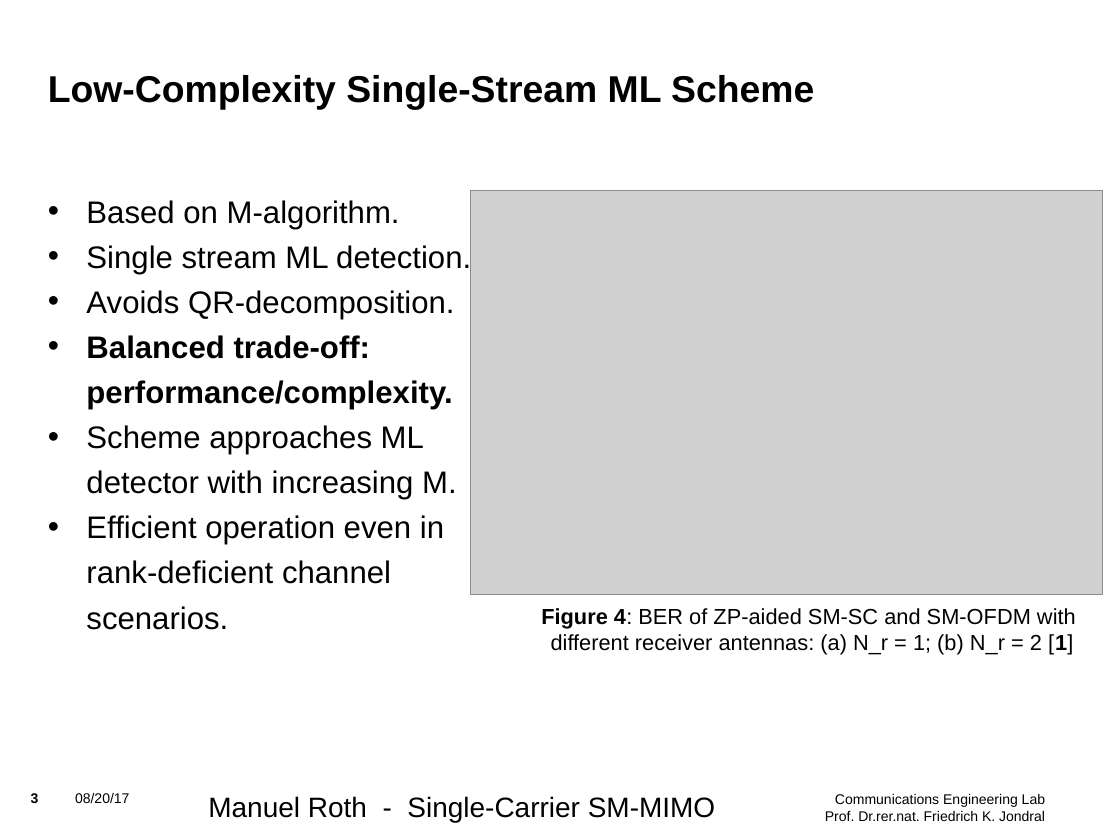
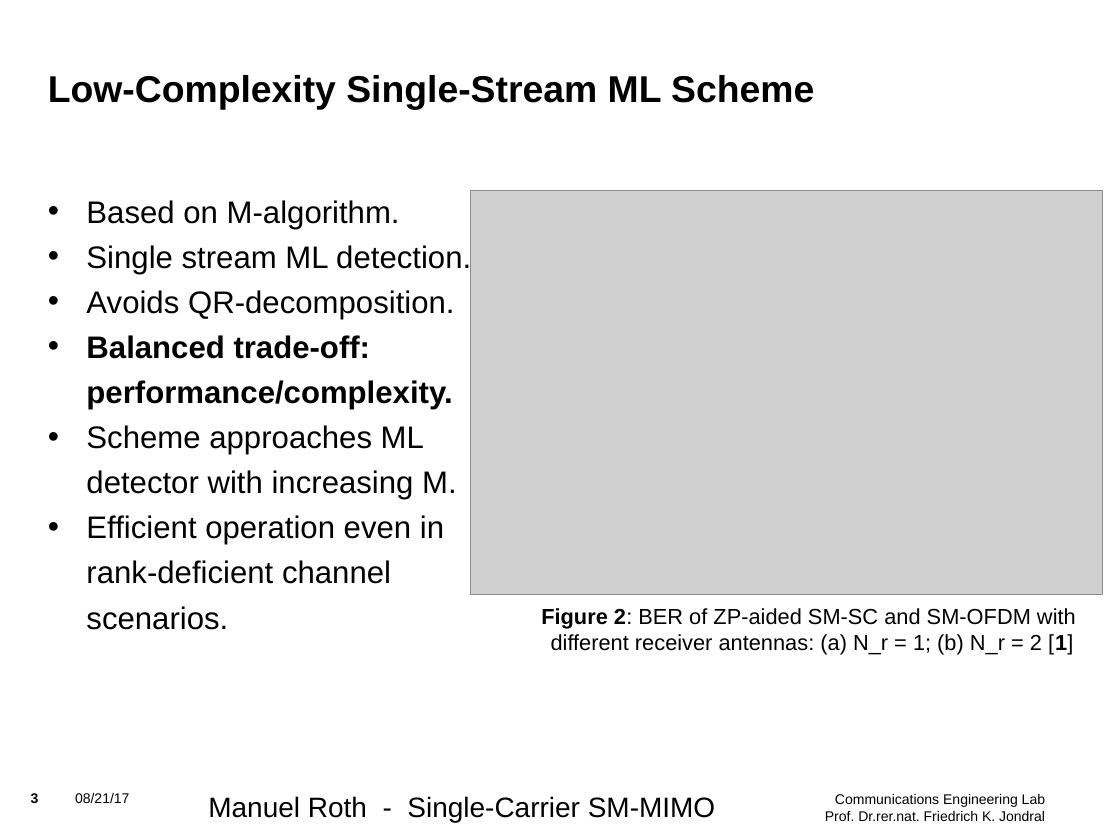
Before and after one commit to mnxx/sc-sm-transceiver, a slide deck: slide 3 of presentations/Update_2.odp. Drawn at 1120x840 pixels with LibreOffice and Linux fonts; fonts in the diff are those of the drawing; grey boxes stand for pictures; background and template pictures are left out. Boxes give left, top, right and bottom in pixels: in the first picture for what was removed or moved away, otherwise in the second. Text is boxed around its words. In the diff, an @@ line names an element or a change of style, - is before the commit and + after.

Commit message:
Finish presentation: "Update_2".

```diff
--- a/presentations/Update_2.odp
+++ b/presentations/Update_2.odp
@@ text at (x1=541, y1=608, x2=1076, y2=655): text changed @@
-Figure 4: BER of ZP-aided SM-SC and SM-OFDM with
-different receiver antennas: (a) N_r = 1; (b) N_r = 2 [1]
+Figure 2: BER of ZP-aided SM-SC and SM-OFDM with
+different receiver antennas: (a) N_r = 1; (b) N_r = 2 [1]
@@ text at (x1=75, y1=793, x2=129, y2=803): text changed @@
-08/20/17
+08/21/17
```
Also in this commit, not shown: 8 other slides changed, 1 slide added, 2 other files.
